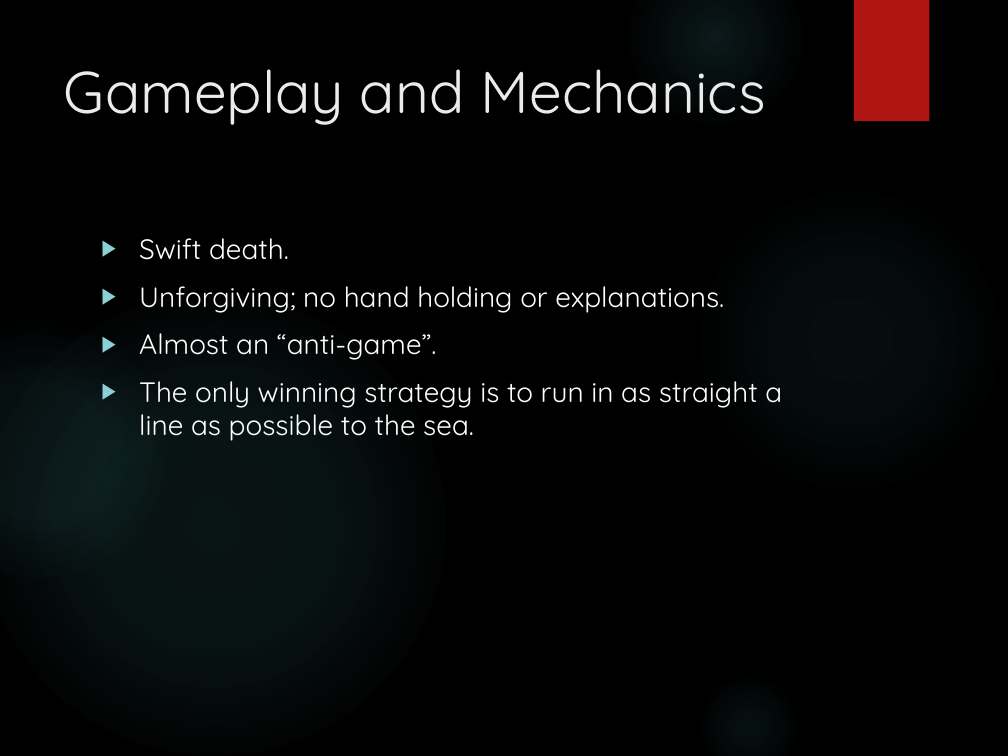
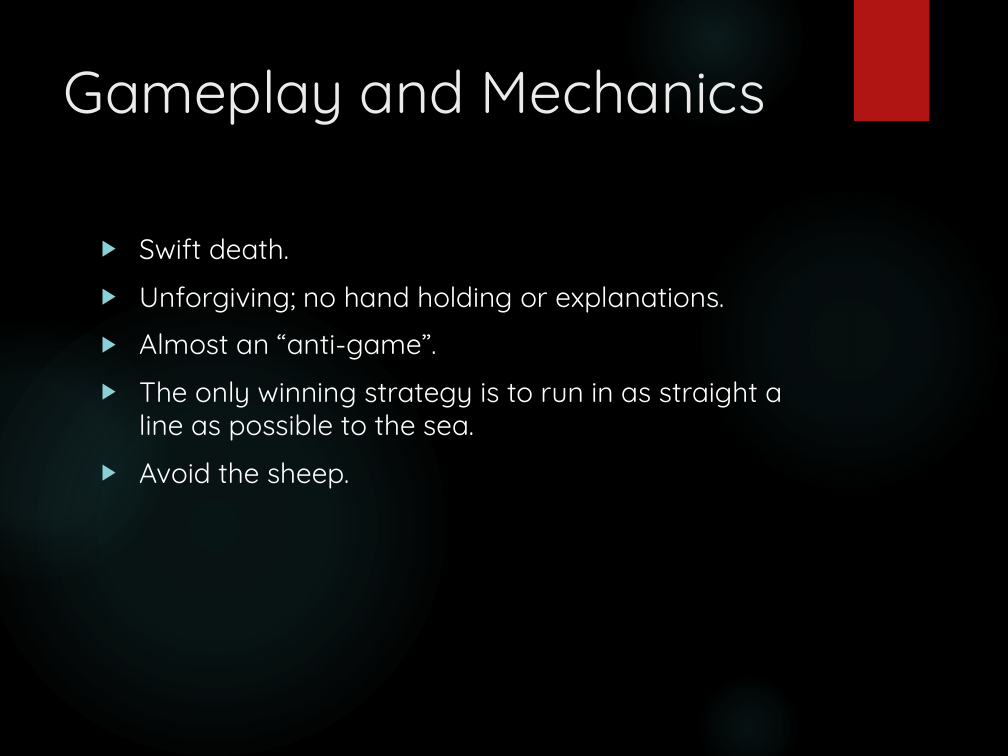
Before and after one commit to KrisStevenson92/UniProject1, a slide deck: slide 20 of CGD_Group_9_JK_KS_Highland_Clearances_Presentation_v0.8.pptx. Drawn at 1008x756 pixels with LibreOffice and Linux fonts; fonts in the diff are those of the drawing; background and template pictures are left out. Boxes give left, top, right and bottom in pixels: in the first picture for what was removed or moved away, otherwise in the second. Text is boxed around its words. In the diff, an @@ line names an element or a change of style, - is before the commit and + after.

```diff
--- a/CGD_Group_9_JK_KS_Highland_Clearances_Presentation_v0.8.pptx
+++ b/CGD_Group_9_JK_KS_Highland_Clearances_Presentation_v0.8.pptx
@@ text at (139, 462, 349, 489): paragraph added @@
+▶ Avoid the sheep.
```
Also in this commit, not shown: 4 other slides changed.
